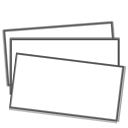
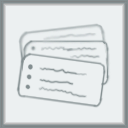
Comparing the layer stacks of the two 128×128 images. Changes:
hid "Layer 3", moved it above "Layer 5", painted on it over [2, 16, 118, 112]
removed layer "Background" over [0, 0, 128, 128]
added layer "Layer 5" above "Layer 2" over [16, 52, 107, 109]
painted on "Layer 2" over [9, 39, 126, 124]
added layer "Layer 6" above "Layer 1" over [18, 23, 108, 78]
hid "Layer 1", painted on it over [8, 7, 120, 123]
added layer "Layer 4" over [0, 0, 128, 128]
